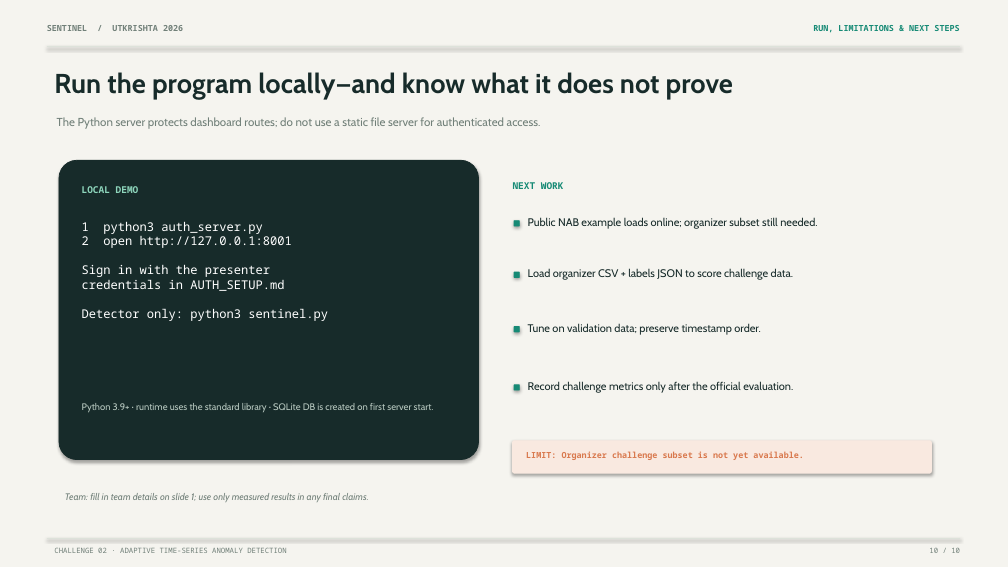
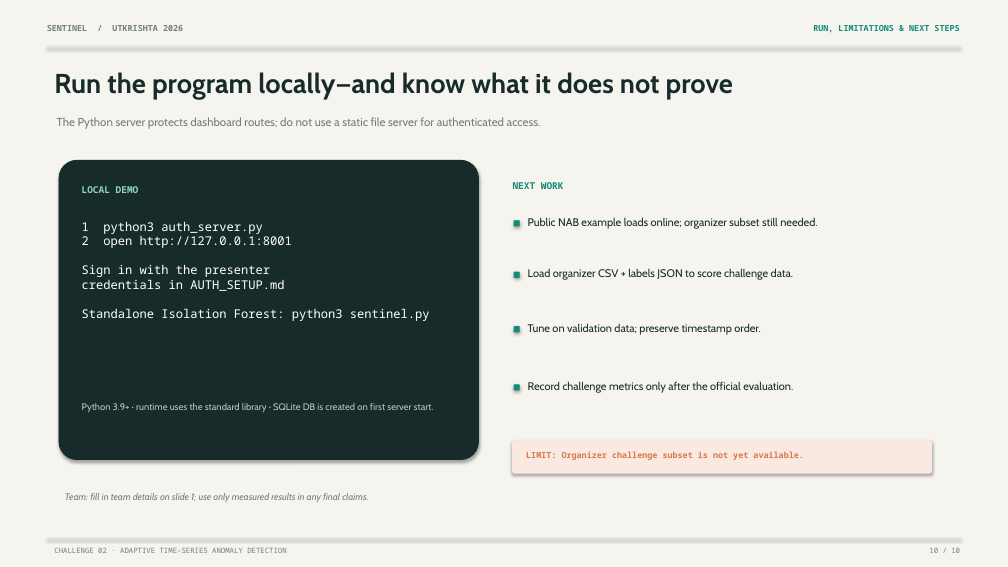
Before and after one commit to navneetkonathala/Sentinel_Private_GitHub_Repo, a slide deck: slide 10 of Sentinel_Challenge_2_Presentation.pptx. Drawn at 1008x567 pixels with LibreOffice and Linux fonts; fonts in the diff are those of the drawing. Boxes give left, top, right and bottom in pixels: in the first picture for what was removed or moved away, otherwise in the second. Text is boxed around its words. In the diff, an @@ line names an element or a change of style, - is before the commit and + after.

Commit message:
Use shared Isolation Forest in standalone detector

```diff
--- a/Sentinel_Challenge_2_Presentation.pptx
+++ b/Sentinel_Challenge_2_Presentation.pptx
@@ text at bbox=[82, 221, 430, 321]: text changed @@
-1 python3 auth_server.py
-2 open http://127.0.0.1:8001
-Sign in with the presenter
-credentials in AUTH_SETUP.md
-Detector only: python3 sentinel.py
+1 python3 auth_server.py
+2 open http://127.0.0.1:8001
+Sign in with the presenter
+credentials in AUTH_SETUP.md
+Standalone Isolation Forest: python3 sentinel.py
```
Also in this commit, not shown: 2 other slides changed, 2 other files.
